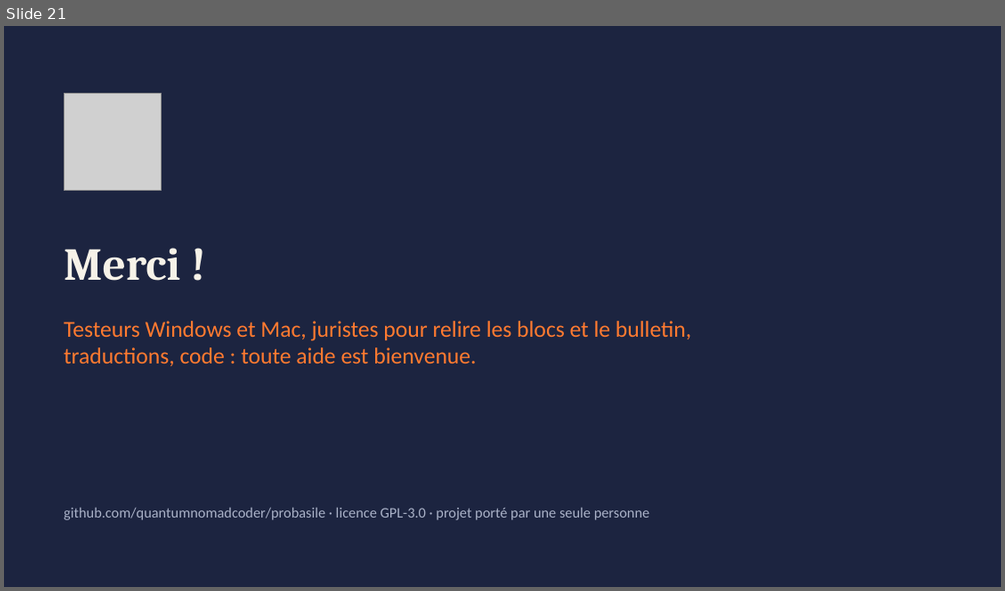
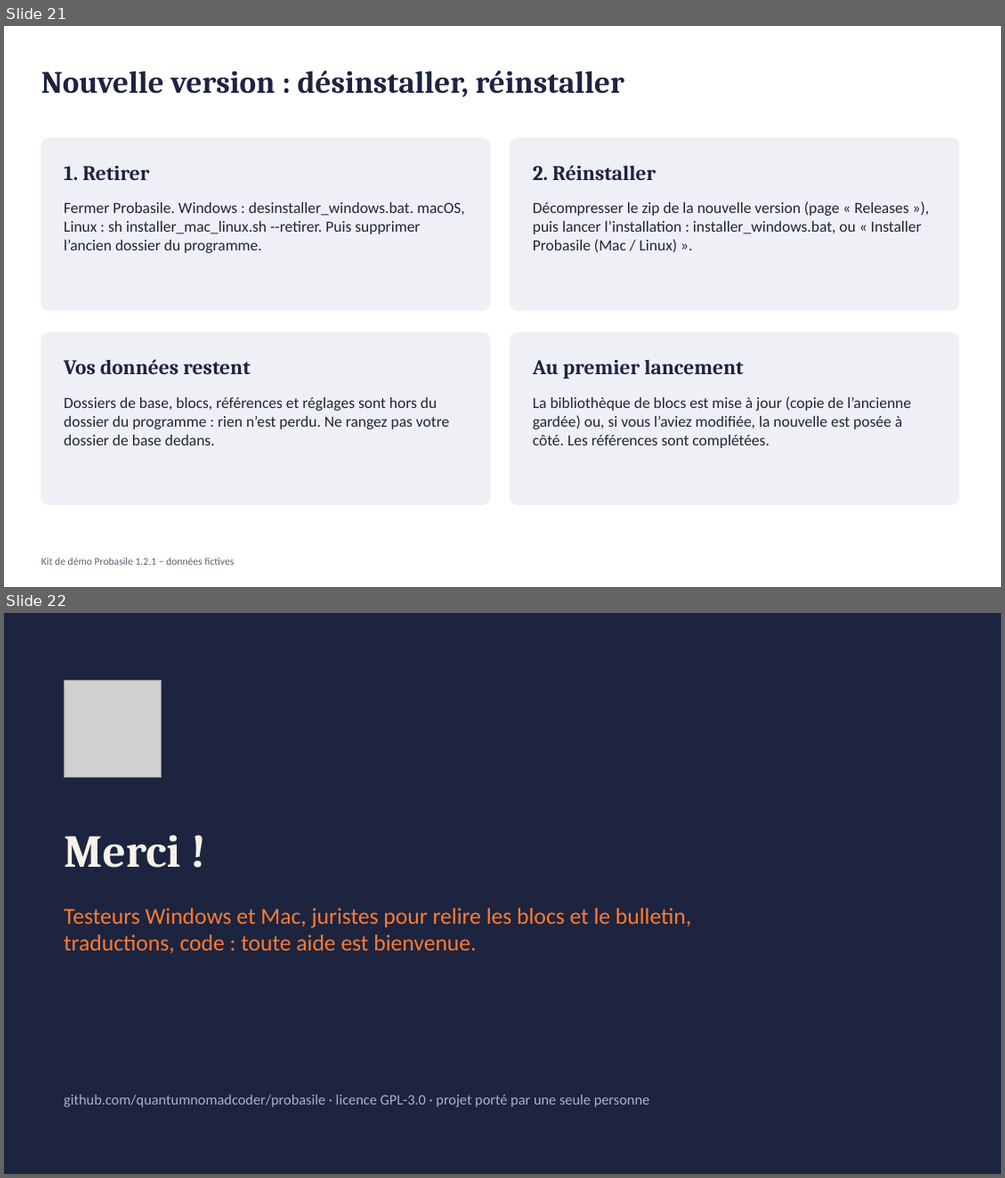
Before and after one commit to quantumnomadcoder/probasile, a slide deck: kit_de_demo/Presentation_Probasile.pptx. Shown one above the other, each under a label of ours: slide 21 before the commit, slides 21 and 22 after it. The pictures are 1005x591 and 1005x1178 pixels, drawn with LibreOffice and Linux fonts; fonts in the diff are those of the drawing; grey boxes stand for pictures. Boxes give left, top, right and bottom in pixels: in the first picture for what was removed or moved away, otherwise in the second. Text is boxed around its words. In the diff, an @@ line names an element or a change of style, - is before the commit and + after.

```diff
--- a/kit_de_demo/Presentation_Probasile.pptx
+++ b/kit_de_demo/Presentation_Probasile.pptx
@@ slide 21 added at [4,26,1001,587], background #FFFFFF @@
@@ text added at [41,70,624,97], 30 pt, text #1C2440, bold @@
+Nouvelle version : désinstaller, réinstaller
@@ rounded rectangle added at [41,138,490,310], fill #EEF0F5, outline #EEF0F5 1 pt @@
@@ rounded rectangle added at [510,138,959,310], fill #EEF0F5, outline #EEF0F5 1 pt @@
@@ text added at [64,166,149,180], 20 pt, text #1C2440, bold @@
+1. Retirer
@@ text added at [533,165,655,180], 20 pt, text #1C2440, bold @@
+2. Réinstaller
@@ text added at [64,202,465,253], 15 pt, text #222630 @@
+Fermer Probasile. Windows : desinstaller_windows.bat. macOS, Linux : sh installer_mac_linux.sh --retirer. Puis supprimer l’ancien dossier du programme.
@@ text added at [533,201,922,253], 15 pt, text #222630 @@
+Décompresser le zip de la nouvelle version (page « Releases »), puis lancer l’installation : installer_windows.bat, ou « Installer Probasile (Mac / Linux) ».
@@ rounded rectangle added at [41,332,490,505], fill #EEF0F5, outline #EEF0F5 1 pt @@
@@ rounded rectangle added at [510,332,959,505], fill #EEF0F5, outline #EEF0F5 1 pt @@
@@ text added at [64,359,250,374], 20 pt, text #1C2440, bold @@
+Vos données restent
@@ text added at [533,360,743,378], 20 pt, text #1C2440, bold @@
+Au premier lancement
@@ text added at [64,397,449,445], 15 pt, text #222630 @@
+Dossiers de base, blocs, références et réglages sont hors du dossier du programme : rien n’est perdu. Ne rangez pas votre dossier de base dedans.
@@ text added at [533,396,911,448], 15 pt, text #222630 @@
+La bibliothèque de blocs est mise à jour (copie de l’ancienne gardée) ou, si vous l’aviez modifiée, la nouvelle est posée à côté. Les références sont complétées.
@@ text added at [41,557,234,564], 10 pt, text #5B6170 @@
+Kit de démo Probasile 1.2.1 – données fictives
@@ what was slide 21 is now slide 22 @@
```
Also in this commit, not shown: 18 slides changed, 5 other files.
